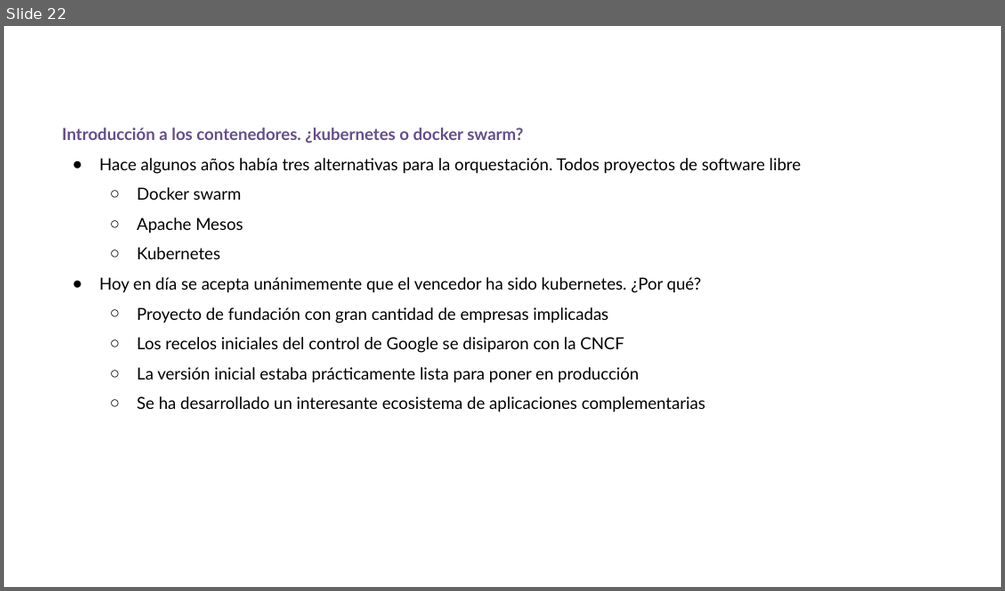
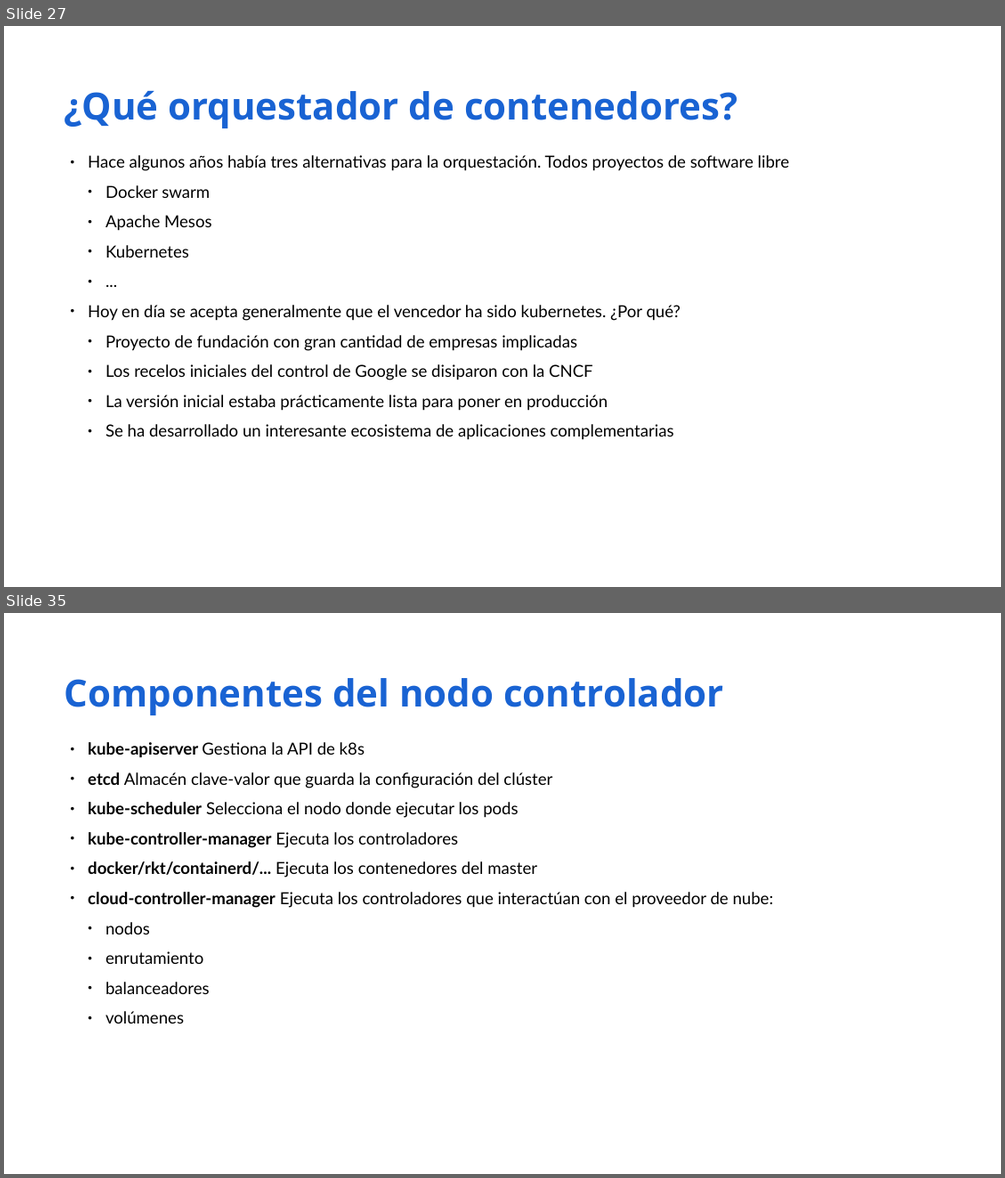
Before and after one commit to iesgn/curso_kubernetes_2020, a slide deck: unidad1/01-despliegue_aplic_contenedores.odp. Shown one above the other, each under a label of ours: slide 22 before the commit, slides 27 and 35 after it; the slides between them are not shown. The pictures are 1005x591 and 1005x1178 pixels, drawn with LibreOffice and Linux fonts; fonts in the diff are those of the drawing. Boxes give left, top, right and bottom in pixels: in the first picture for what was removed or moved away, otherwise in the second. Text is boxed around its words. In the diff, an @@ line names an element or a change of style, - is before the commit and + after.

```diff
--- a/unidad1/01-despliegue_aplic_contenedores.odp
+++ b/unidad1/01-despliegue_aplic_contenedores.odp
@@ slide 35 added at <box>4,613,1001,1174</box>, background #FFFFFF @@
@@ text added at <box>65,678,723,715</box>, 36 pt, text #1963D3, bold @@
+Componentes del nodo controlador
@@ text added at <box>88,742,774,1023</box>, 16 pt, text #000000 @@
+● kube-apiserver Gestiona la API de k8s
+● etcd Almacén clave-valor que guarda la configuración del clúster
+● kube-scheduler Selecciona el nodo donde ejecutar los pods
+● kube-controller-manager Ejecuta los controladores
+● docker/rkt/containerd/... Ejecuta los contenedores del master
+● cloud-controller-manager Ejecuta los controladores que interactúan con el proveedor de nube:
+  ● nodos
+  ● enrutamiento
+  ● balanceadores
+  ● volúmenes
@@ what was slide 22 is now slide 27 @@
@@ slide 27 changed as well @@
@@ text added at <box>65,91,737,128</box>, 36 pt, text #1963D3, bold @@
+¿Qué orquestador de contenedores?
@@ text at <box>62,127,523,143</box>: paragraph removed @@
-Introducción a los contenedores. ¿kubernetes o docker swarm?
@@ text "Hace algunos años había tres ...": place and size @@
-text "Hace algunos años había tres ..." at <box>62,127,801,412</box>
+text "Hace algunos años había tres ..." at <box>88,155,790,440</box>
@@ text at <box>88,155,790,440</box>: indent changed; bullet ○ to ● @@
@@ text at <box>88,305,680,321</box>: text changed @@
-● Hoy en día se acepta unánimemente que el vencedor ha sido kubernetes. ¿Por qué?
+  ● ...
+● Hoy en día se acepta generalmente que el vencedor ha sido kubernetes. ¿Por qué?
```
Also in this commit, not shown: 10 other slides changed, 20 other slides added, 1 slide removed, 1 other file.
